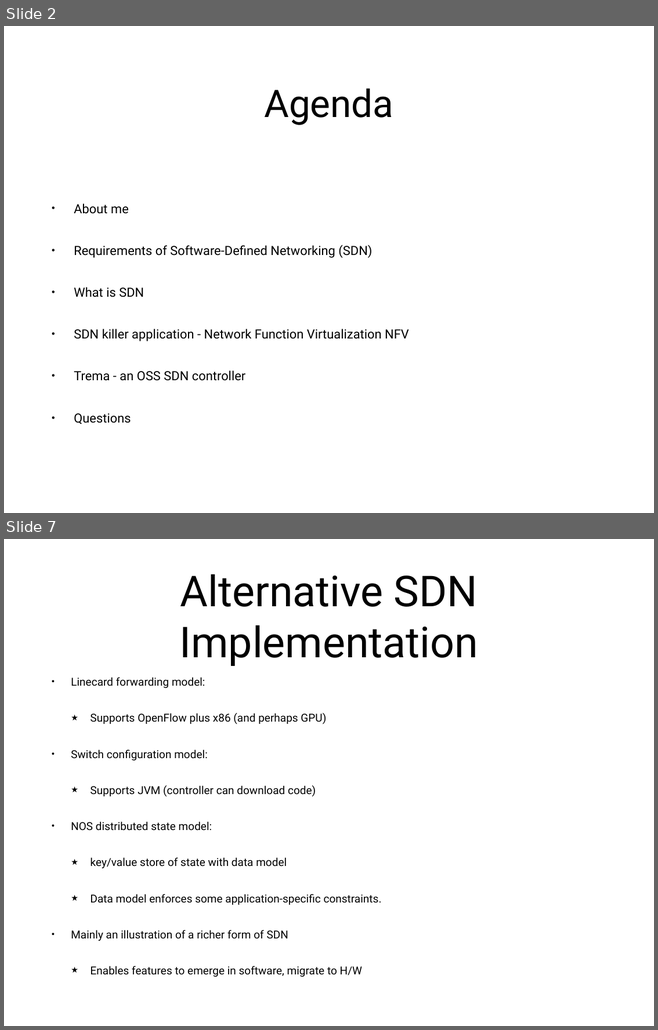
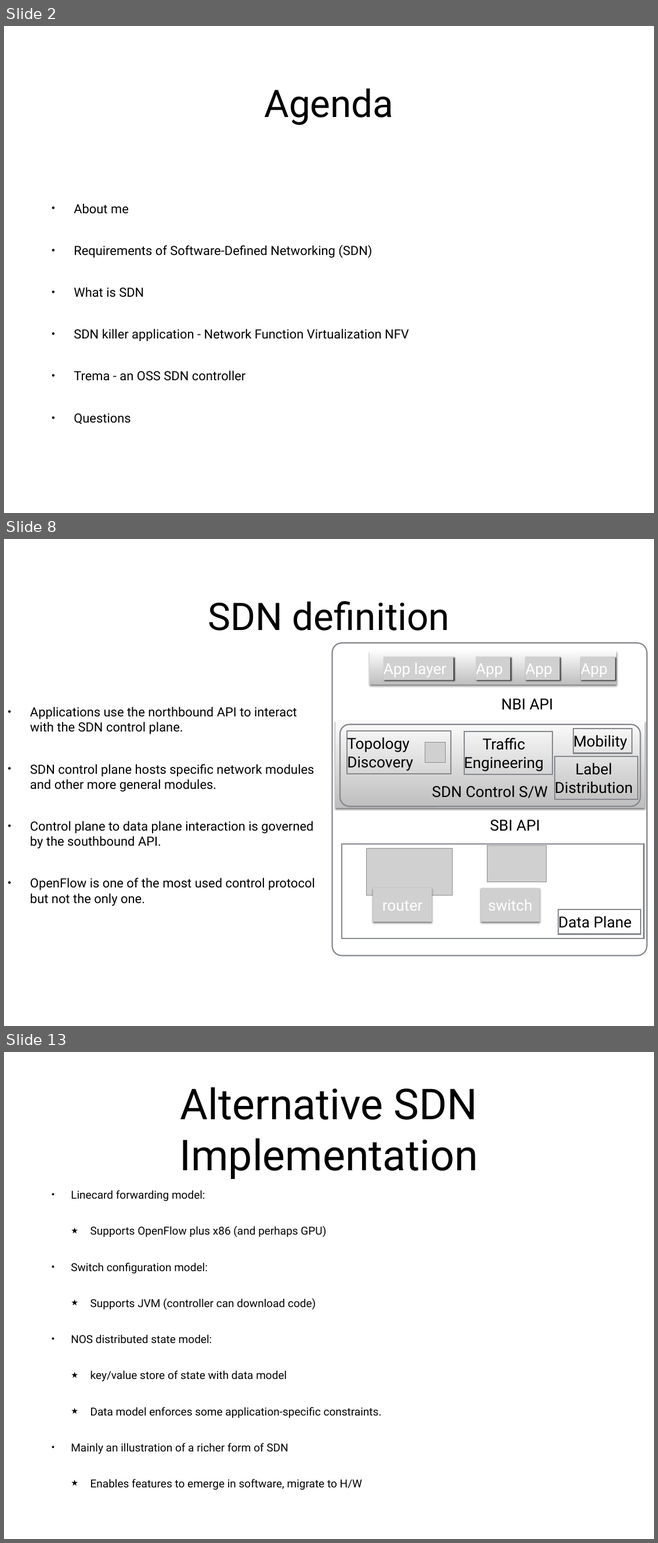
Before and after one commit to nickkaranatsios/ruby-utils, a slide deck: docs/sdn-lecture-notes.pptx. Shown one above the other, each under a label of ours: slides 2 and 7 before the commit, slides 2, 8 and 13 after it; the slides between them are not shown. The pictures are 658x1030 and 658x1543 pixels, drawn with LibreOffice and Linux fonts; fonts in the diff are those of the drawing; grey boxes stand for pictures. Boxes give left, top, right and bottom in pixels: in the first picture for what was removed or moved away, otherwise in the second. Text is boxed around its words. In the diff, an @@ line names an element or a change of style, - is before the commit and + after.

```diff
--- a/docs/sdn-lecture-notes.pptx
+++ b/docs/sdn-lecture-notes.pptx
@@ slide 8 added at (4, 539, 654, 1026), background #FFFFFF @@
@@ title added at (208, 601, 449, 631), 60 pt, text #000000 @@
+SDN definition
@@ rounded rectangle added at (332, 643, 646, 956), outline #85888D 2 pt @@
@@ group added at (369, 651, 616, 685): 4 pictures, 1 rectangle @@
+App layer
+App
+App
+App
@@ text added at (30, 707, 315, 906), 20 pt, text #000000 @@
+• Applications use the northbound API to interact with the SDN control plane.
+• SDN control plane hosts specific network modules and other more general modules.
+• Control plane to data plane interaction is governed by the southbound API.
+• OpenFlow is one of the most used control protocol but not the only one.
@@ text added at (501, 699, 553, 710), 24 pt, text #000000 @@
+NBI API
@@ rectangle added at (335, 721, 644, 808), fill gradient #FBFBFB to #BEBEBE @@
@@ rounded rectangle added at (340, 725, 640, 807), outline #85888D 2 pt @@
@@ rectangle added at (573, 729, 632, 753), outline #85888D 2 pt, 24 pt, text #000000 @@
+Mobility
@@ rectangle added at (347, 731, 451, 774), outline #85888D 2 pt, 24 pt, text #000000 @@
+Topology
+Discovery
@@ picture added at (424, 742, 445, 762) @@
@@ rectangle added at (464, 732, 552, 774), outline #85888D 2 pt, 24 pt, text #000000 @@
+Traffic
+Engineering
@@ rectangle added at (554, 756, 637, 799), outline #85888D 2 pt, 24 pt, text #000000 @@
+Label
+Distribution
@@ text added at (431, 785, 547, 798), 24 pt, text #000000 @@
+SDN Control S/W
@@ text added at (489, 820, 540, 831), 24 pt, text #000000 @@
+SBI API
@@ group added at (342, 844, 644, 939): 4 pictures, 2 rectangles @@
+router
+switch
+Data Plane
@@ what was slide 7 is now slide 13 @@
```
Also in this commit, not shown: 4 slides changed, 7 other slides added, 2 slides removed.
